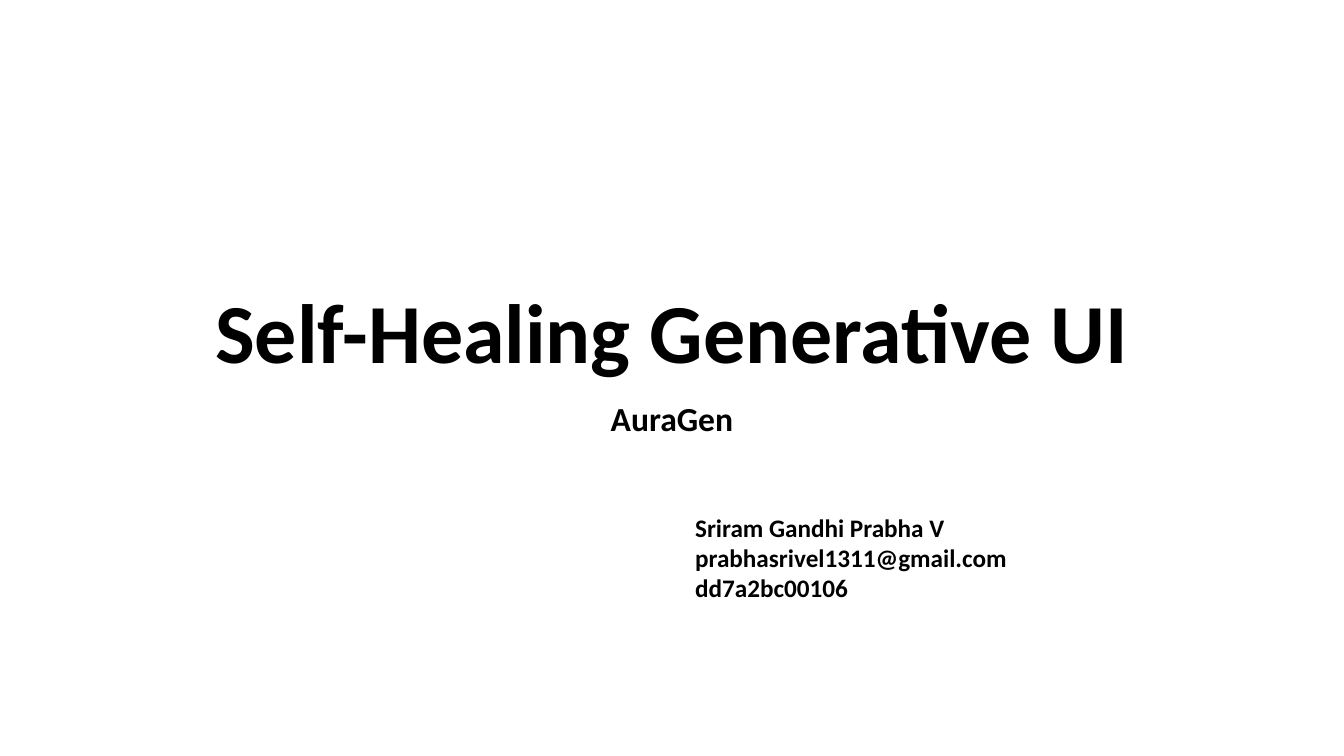
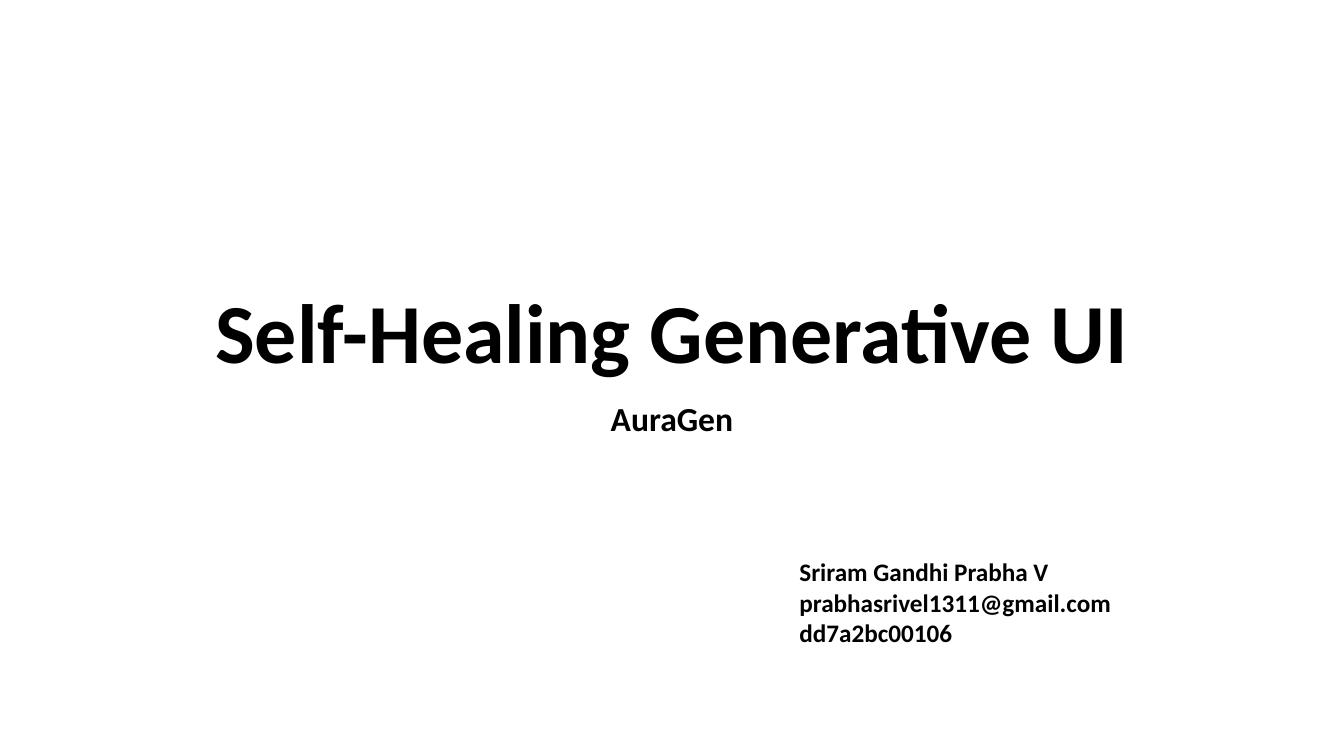
Before and after one commit to PrabhaVeluchamy/auragen-self-healing-generative-ui, a slide deck: slide 1 of REVIEW PART.pptx. Drawn at 1344x756 pixels with LibreOffice and Linux fonts; fonts in the diff are those of the drawing. Boxes give left, top, right and bottom in pixels: in the first picture for what was removed or moved away, otherwise in the second. Text is boxed around its words. In the diff, an @@ line names an element or a change of style, - is before the commit and + after.

```diff
--- a/REVIEW PART.pptx
+++ b/REVIEW PART.pptx
@@ text "Sriram Gandhi Prabha V": place and size @@
-text "Sriram Gandhi Prabha V" at bbox=[695, 519, 1006, 598]
+text "Sriram Gandhi Prabha V" at bbox=[799, 563, 1110, 643]
```
Also in this commit, not shown: 4 other slides changed, 4 slides added, 1 slide removed.
